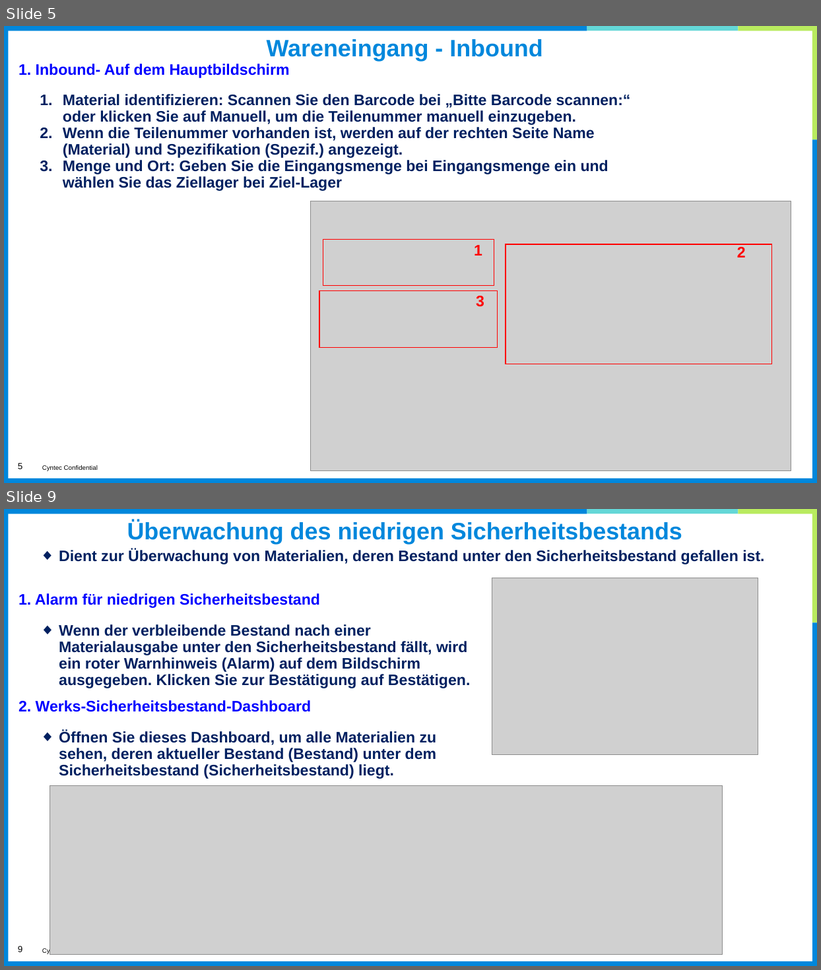
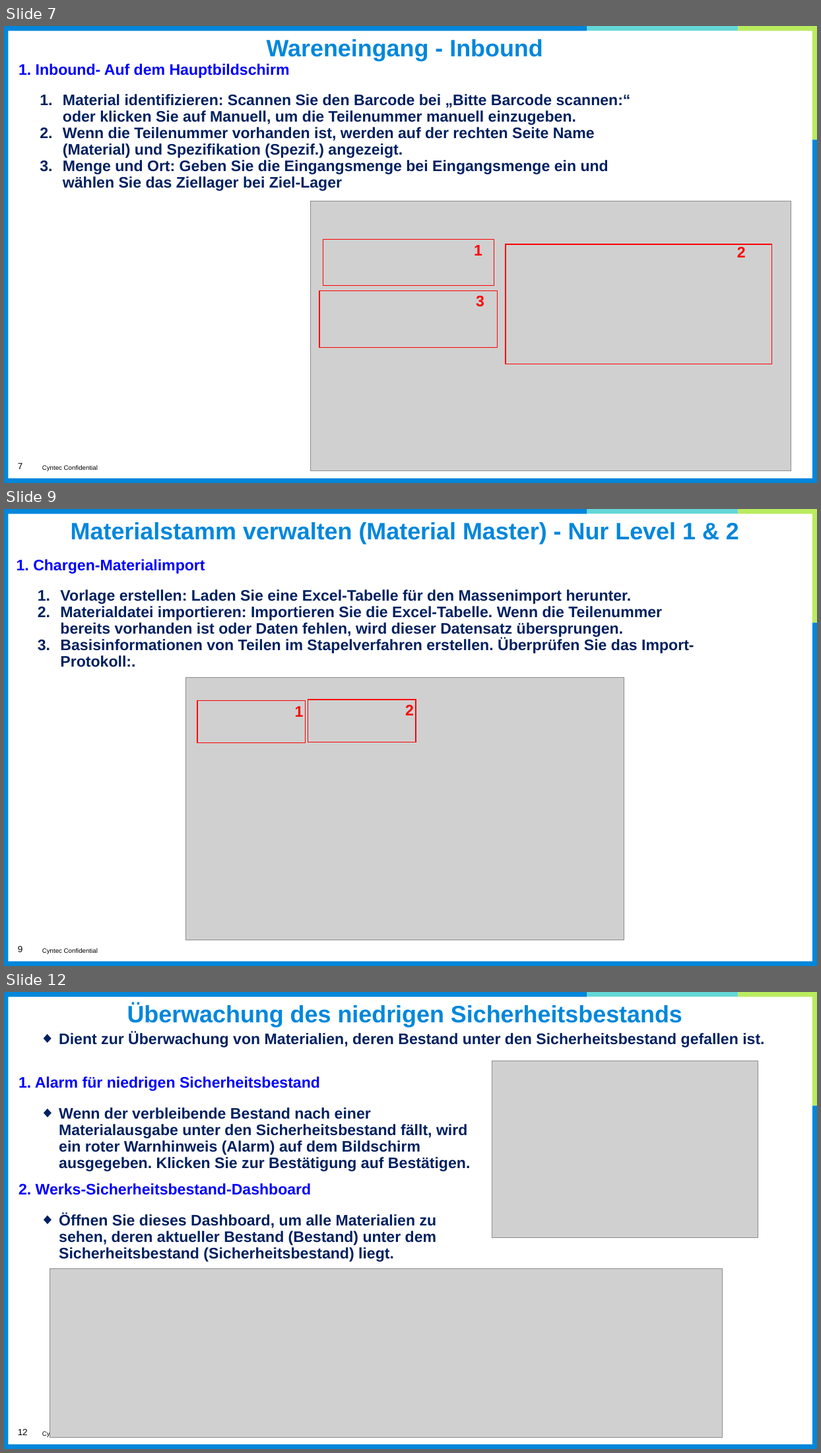
Before and after one commit to eHsuan/PartsManager, a slide deck: doc/Gebrauchsanweisung(Deutsch).pptx. Shown one above the other, each under a label of ours: slides 5 and 9 before the commit, slides 7, 9 and 12 after it; the slides between them are not shown. The pictures are 821x970 and 821x1453 pixels, drawn with LibreOffice and Linux fonts; fonts in the diff are those of the drawing; grey boxes stand for pictures; background and template pictures are left out. Boxes give left, top, right and bottom in pixels: in the first picture for what was removed or moved away, otherwise in the second. Text is boxed around its words. In the diff, an @@ line names an element or a change of style, - is before the commit and + after.

```diff
--- a/doc/Gebrauchsanweisung(Deutsch).pptx
+++ b/doc/Gebrauchsanweisung(Deutsch).pptx
@@ slide 9 added at <box>4,509,817,966</box>, background #FFFFFF; not listed: 8 template elements that a slide beside it also shows @@
@@ title added at <box>71,522,739,544</box>, 28 pt, text #0087DC, bold @@
+Materialstamm verwalten (Material Master) - Nur Level 1 & 2
@@ text added at <box>17,559,205,574</box>, 18 pt, text #0000FF, bold @@
+1. Chargen-Materialimport
@@ text added at <box>60,590,694,667</box>, 18 pt, text #002060, bold @@
+1. Vorlage erstellen: Laden Sie eine Excel-Tabelle für den Massenimport herunter.
+2. Materialdatei importieren: Importieren Sie die Excel-Tabelle. Wenn die Teilenummer bereits vorhanden ist oder Daten fehlen, wird dieser Datensatz übersprungen.
+3. Basisinformationen von Teilen im Stapelverfahren erstellen. Überprüfen Sie das Import-Protokoll:.
@@ picture added at <box>186,678,624,940</box> @@
@@ rectangle added at <box>197,700,306,743</box>, outline #FF0000 1 pt @@
@@ text added at <box>295,706,304,717</box>, 18 pt, text #FF0000, bold @@
+1
@@ rectangle added at <box>308,700,416,743</box>, outline #FF0000 1 pt @@
@@ text added at <box>405,705,414,716</box>, 18 pt, text #FF0000, bold @@
+2
@@ what was slide 5 is now slide 7 @@
@@ page number at <box>18,463,22,470</box>: text changed @@
-5
+7
@@ what was slide 9 is now slide 12 @@
@@ page number at <box>18,1429,28,1436</box>: text changed @@
-9
+12
```
Also in this commit, not shown: 6 slides changed, 2 other slides added, 40 other files.
